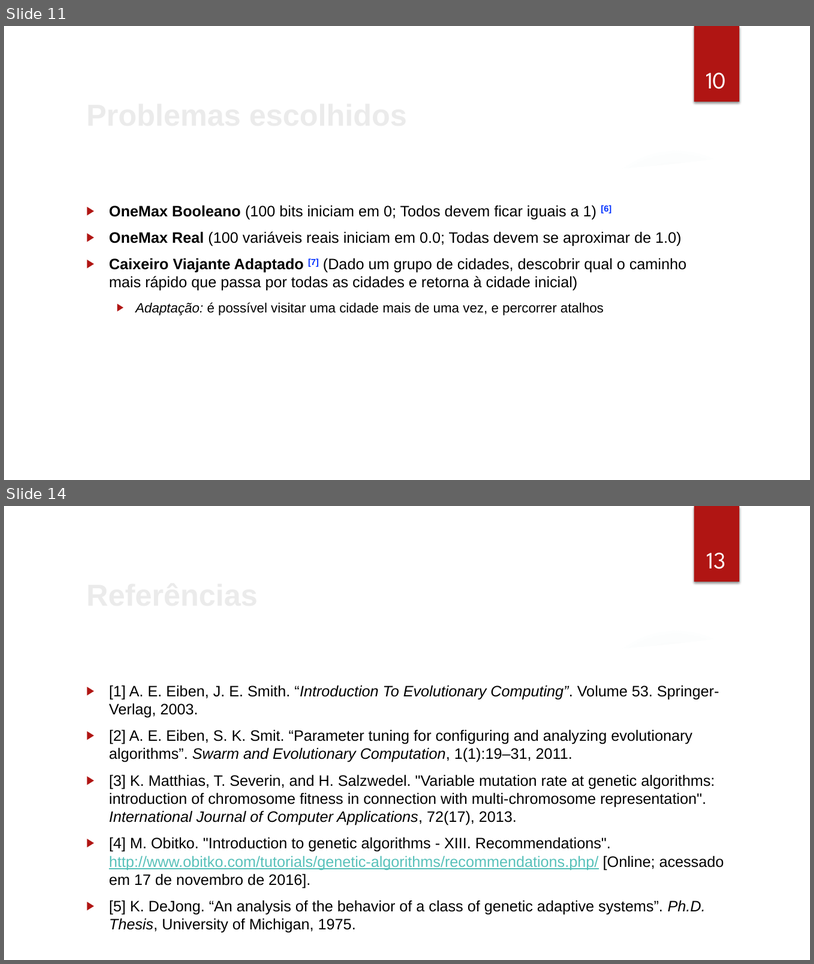
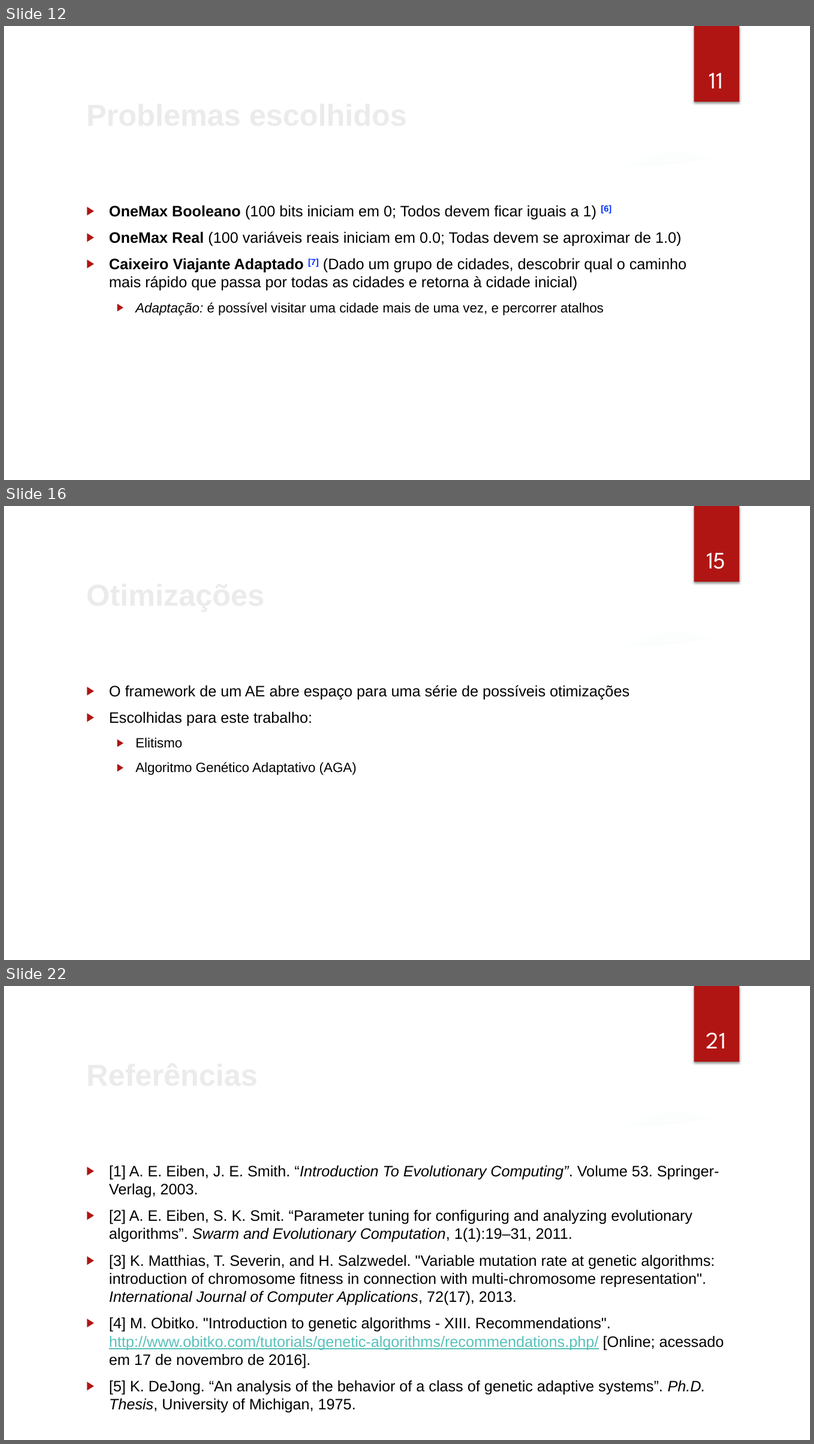
Before and after one commit to cassioss/genetics, a slide deck: presentations/TG2_Apresentacao_Cassio.pptx. Shown one above the other, each under a label of ours: slides 11 and 14 before the commit, slides 12, 16 and 22 after it; the slides between them are not shown. The pictures are 814x964 and 814x1444 pixels, drawn with LibreOffice and Linux fonts; fonts in the diff are those of the drawing; background and template pictures are left out. Boxes give left, top, right and bottom in pixels: in the first picture for what was removed or moved away, otherwise in the second. Text is boxed around its words. In the diff, an @@ line names an element or a change of style, - is before the commit and + after.

```diff
--- a/presentations/TG2_Apresentacao_Cassio.pptx
+++ b/presentations/TG2_Apresentacao_Cassio.pptx
@@ slide 16 added at (4, 506, 810, 960), background picture (left out); not listed: 7 template elements that a slide beside it also shows @@
@@ page number added at (707, 553, 726, 569), 28 pt, text #FFFFFF @@
+15
@@ text added at (109, 685, 546, 775), 18 pt, text #000000 @@
+▶ O framework de um AE abre espaço para uma série de possíveis otimizações
+▶ Escolhidas para este trabalho:
+  ▶ Elitismo
+  ▶ Algoritmo Genético Adaptativo (AGA)
@@ title added at (550, 685, 630, 699), 36 pt, text #EBEBEB, bold @@
+Otimizações
@@ what was slide 11 is now slide 12 @@
@@ page number at (709, 73, 723, 88): text changed @@
-10
+11
@@ what was slide 14 is now slide 22 @@
@@ page number at (707, 1032, 726, 1048): text changed @@
-13
+21
```
Also in this commit, not shown: 6 slides changed, 8 other slides added, 9 other files.
